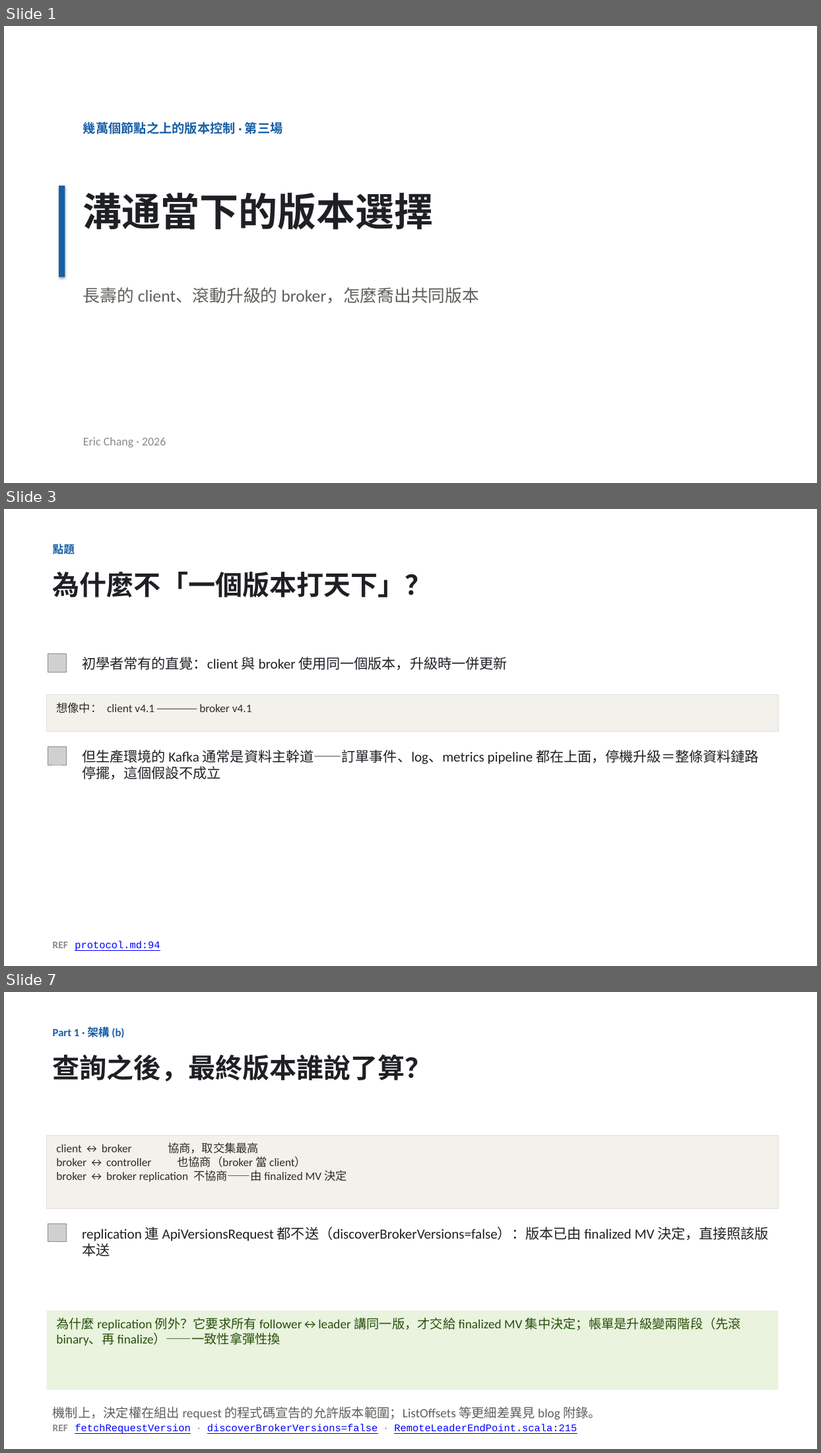
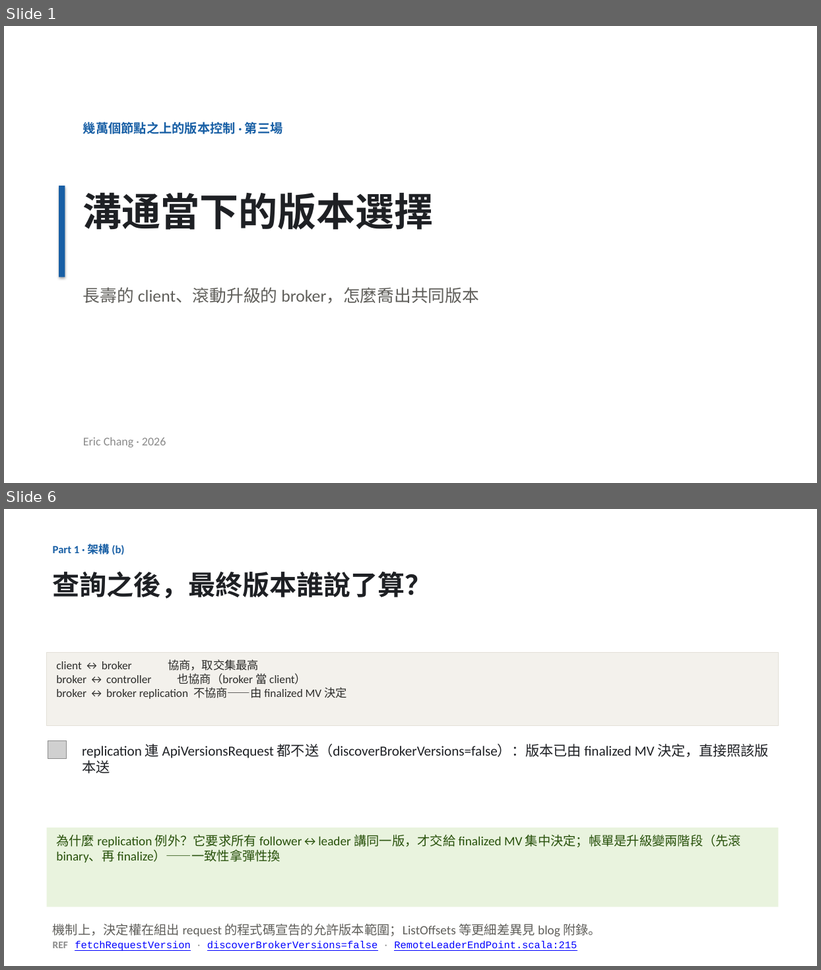
Before and after one commit to unknowntpo/kafka, a slide deck: study/version-control/kafka-version-negotiation.pptx. Shown one above the other, each under a label of ours: slides 1, 3 and 7 before the commit, slides 1 and 6 after it; the slides between them are not shown. The pictures are 821x1453 and 821x970 pixels, drawn with LibreOffice and Linux fonts; fonts in the diff are those of the drawing; grey boxes stand for pictures. Boxes give left, top, right and bottom in pixels: in the first picture for what was removed or moved away, otherwise in the second. Text is boxed around its words. In the diff, an @@ line names an element or a change of style, - is before the commit and + after.

Commit message:
study(version-control): 套用 Eric review 第二批（議程/點題動機合併/術語橋/架構a分兩類/對照移位/關線用語）
- 議程 Part 1 回到「為什麼不能一個版本打天下」框架
- 點題＋動機合併成一張：zero downtime→一台一台升→混版；因果收在「不能鎖全叢集同一版」，不寫「連線當下」
- 術語加銜接橋（承上頁）；架構(a) 把 broker↔broker replication 獨立成「不協商」一類，不再放協商底下
- 對照移到 Fetch 舉例之後；quiz 正解「關線」→「關閉連線」；15 張

```diff
--- a/study/version-control/kafka-version-negotiation.pptx
+++ b/study/version-control/kafka-version-negotiation.pptx
@@ slide 3 removed at [4, 509, 817, 966], background #FFFFFF @@
@@ text removed at [53, 542, 75, 557] @@
-點題
@@ text removed at [53, 572, 432, 597] @@
-為什麼不「一個版本打天下」？
@@ picture removed at [48, 654, 66, 673] @@
@@ text removed at [82, 657, 507, 670] @@
-初學者常有的直覺：client 與 broker 使用同一個版本，升級時一併更新
@@ rectangle removed at [47, 695, 779, 731] @@
-想像中： client v4.1 ─────── broker v4.1
@@ picture removed at [48, 747, 66, 765] @@
@@ text removed at [82, 750, 758, 780] @@
-但生產環境的 Kafka 通常是資料主幹道——訂單事件、log、metrics pipeline 都在上面，停機升級＝整條資料鏈路停擺，這個假設不成立
@@ text removed at [53, 941, 160, 951] @@
-REF protocol.md:94
@@ what was slide 7 is now slide 6 @@
```
Also in this commit, not shown: 5 slides changed, 2 other files.
